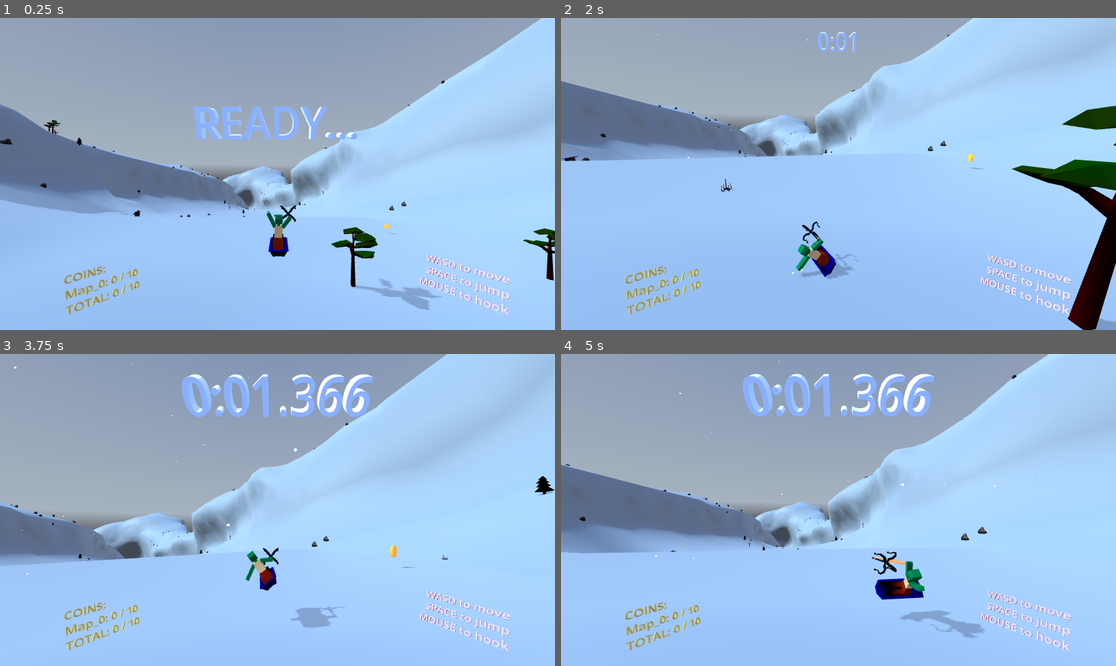
Above: before the commit, frames 1-4 (two rows, left to right).
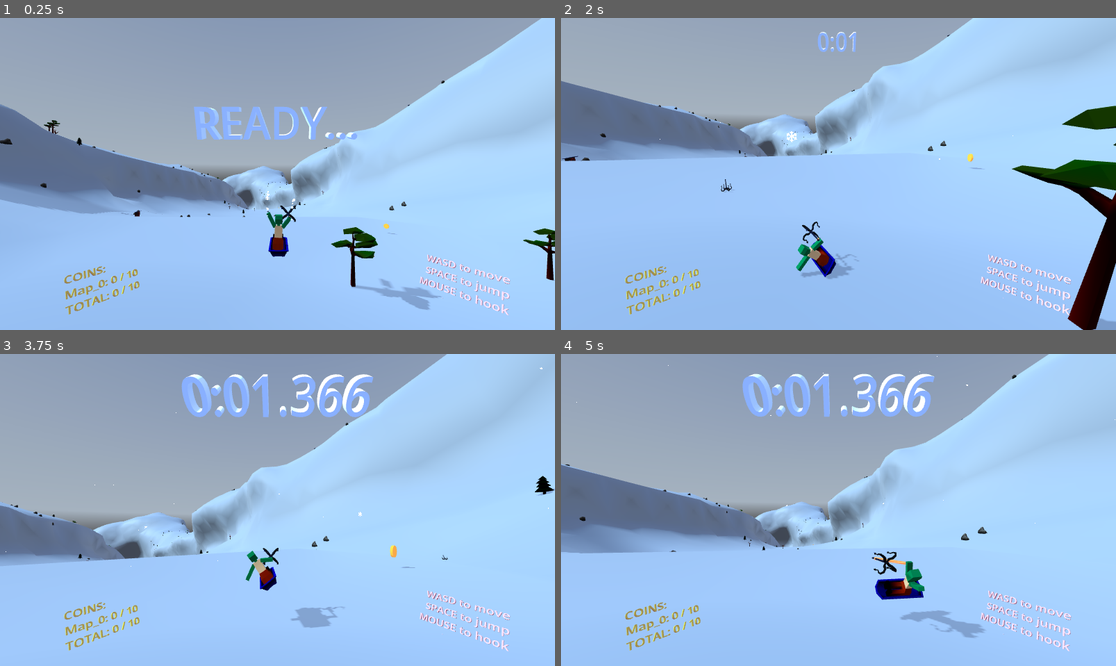
Above: after the commit, the same moments.

Repository: tokkoro/ggj24-sled
Game: Godot game, scene res://tomi_testaa/level_loader_scene.tscn
The game is run twice, just before and just after one commit, with the same random seed, the same clock (stepped at 60 frames per second) and the same inputs. A sky picture missing from this copy of the repository is replaced by a grey-blue gradient.
Inputs (mouse positions are in pixels of both pictures, inside the frame that each line leads up to):
- Up to frame 1 (0.25 s): no input
- Up to frame 2 (2 s): tap Enter at 0.5 s; move the mouse to (960, 158) at 0.52 s; hold Right (turn_right) 0.53-1.28 s; tap Down (break) at 0.6 s; click (960, 158) at 0.67 s; tap Space (jump) at 0.77, 1.52 s; move the mouse to (727, 189) at 1.27 s; hold Left (turn_left) from 1.28 s (still down); tap Shift at 1.35 s
- Up to frame 3 (3.75 s): move the mouse to (333, 441) at 2.02 s; release Left (turn_left) at 2.03 s; hold Right (turn_right) 2.03-2.78 s; tap G at 2.1 s; move the mouse to (249, 572) at 2.77 s; hold Up (accelerate) 2.78-3.53 s; tap Ctrl at 2.85 s; click (249, 572) at 2.92 s; tap Space (jump) at 3.02 s; move the mouse to (444, 556) at 3.52 s; hold Left (turn_left) from 3.53 s (still down); tap 1 at 3.6 s
- Up to frame 4 (5 s): keep holding Left (turn_left); tap Space (jump) at 3.77, 4.52 s; move the mouse to (672, 463) at 4.27 s; tap 2 at 4.35 s

The runs differ from the first frame. In frame 1, less than 0.1% of the frame differs, in the area x 47-54%, y 48-65%; in frame 2, less than 0.1%, in the area x 17-82%, y 5-83%; in frame 3, less than 0.1%; in frame 4, less than 0.1%.

Commit message:
Make hand particle simpler and prewarm

Diff:
--- a/godot_project/project.godot
+++ b/godot_project/project.godot
@@ -13,7 +13,7 @@
 config/name="Sled It Now"
 config/description="A game for the Global Game Jam 2024
 https://globalgamejam.org/games/2024/sled-2/"
-config/version="1.0.4"
+config/version="1.0.5"
 run/main_scene="res://tomi_testaa/level_loader_scene.tscn"
 config/features=PackedStringArray("4.2", "GL Compatibility")
 boot_splash/bg_color=Color(0.0588235, 0.164706, 0.25098, 1)
--- a/godot_project/tomi_testaa/hill_area.tscn
+++ b/godot_project/tomi_testaa/hill_area.tscn
@@ -79,7 +79,6 @@
 gravity = Vector3(0, 0.2, 0)
 scale_max = 5.0
 scale_curve = SubResource("CurveTexture_mb20e")
-turbulence_enabled = true
 
 [sub_resource type="ArrayMesh" id="ArrayMesh_w8pyg"]
 _surfaces = [{
--- a/godot_project/tomi_testaa/sleder_animator.gd
+++ b/godot_project/tomi_testaa/sleder_animator.gd
@@ -24,7 +24,14 @@
 var falling_speed := -5.0
 var holding_hook := false
 
+var force_emit_time = 0.35
+var is_prewarm_emit = true
+
 func _process(delta):
+	if force_emit_time > 0:
+		force_emit_time -= delta
+	else:
+		is_prewarm_emit = false
 
 	# hook holding
 	if not victory_pos and holding_hook:
@@ -43,14 +50,14 @@
 		if current_turning > 0:
 			l_arm_target = deg_to_rad(lerp(hand_idle_angle, hand_turn_angle, current_turning))
 			r_arm_target = -deg_to_rad(hand_idle_angle)
-			right_parti.emitting = false
-			left_parti.emitting = not is_in_air and current_turning > 0.4
+			right_parti.emitting = is_prewarm_emit
+			left_parti.emitting = (not is_in_air and current_turning > 0.4) or is_prewarm_emit
 		else:
 			var t = -current_turning
 			l_arm_target = deg_to_rad(hand_idle_angle)
 			r_arm_target = deg_to_rad(lerp(-hand_idle_angle, -hand_turn_angle, t))
-			left_parti.emitting = false
-			right_parti.emitting = not is_in_air and current_turning < -0.4
+			left_parti.emitting = is_prewarm_emit
+			right_parti.emitting = (not is_in_air and current_turning < -0.4) or is_prewarm_emit
 
 	# hands in the air
 	if victory_pos or is_in_air:
@@ -59,8 +66,6 @@
 		var f : float = clamp(-falling_speed * 0.2, -0.9, 1.0) * 0.5 + 0.5
 		l_arm_target = deg_to_rad(lerp(hand_idle_angle, -hand_idle_angle, f))
 		r_arm_target = deg_to_rad(lerp(-hand_idle_angle, hand_idle_angle, f))
-		#left_parti.emitting = false
-		#right_parti.emitting = false
 
 	var lerp_t = 1.0 - pow(0.0001, delta)
 	l_arm.rotation.z = lerp(l_arm.rotation.z, l_arm_target, lerp_t)
Not shown, changed: docs/html5/index.html
Not shown, changed: docs/html5/index.pck
